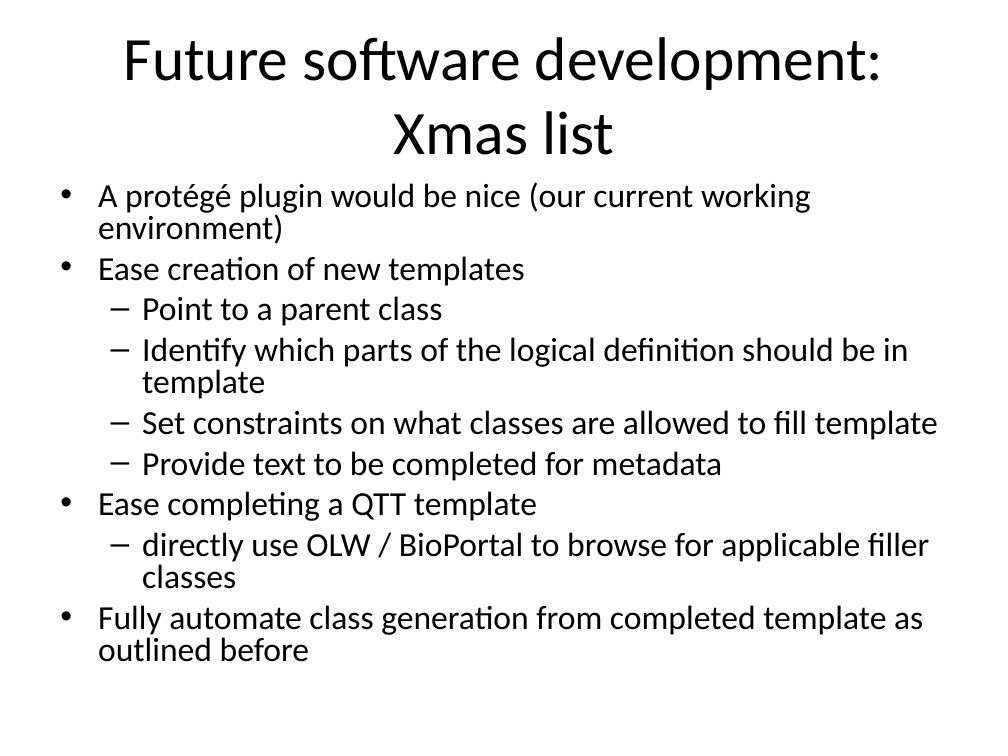
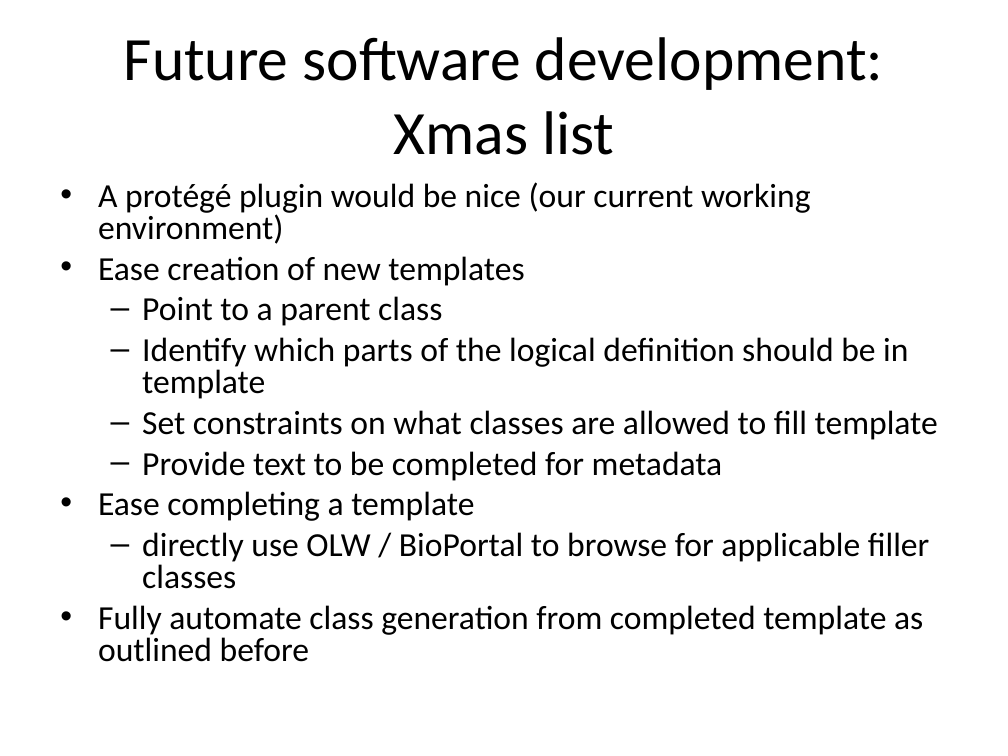
Before and after one commit to jamesaoverton/obi-backup, a slide deck: slide 13 of docs/papers/QuickTerms_ICBO2009/QuickTerm-Template-ICBO presentation.ppt. Drawn at 1008x756 pixels with LibreOffice and Linux fonts; fonts in the diff are those of the drawing. Boxes give left, top, right and bottom in pixels: in the first picture for what was removed or moved away, otherwise in the second. Text is boxed around its words. In the diff, an @@ line names an element or a change of style, - is before the commit and + after.

```diff
--- a/docs/papers/QuickTerms_ICBO2009/QuickTerm-Template-ICBO presentation.ppt
+++ b/docs/papers/QuickTerms_ICBO2009/QuickTerm-Template-ICBO presentation.ppt
@@ text at [98, 491, 474, 521]: text changed @@
-• Ease completing a QTT template
+• Ease completing a template
```
Also in this commit, not shown: 3 other slides changed.
